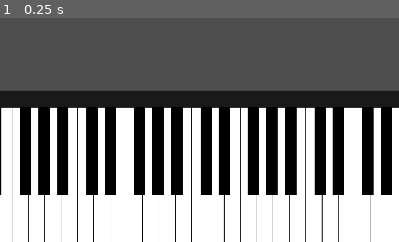
Above: before the commit, frame 1.
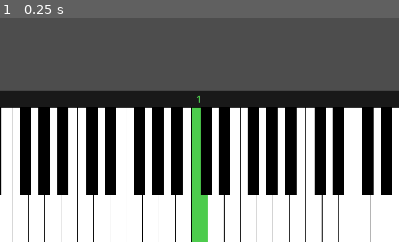
Above: after the commit, the same moment.

Repository: PianoFitness/piano-fitness-app
Game: Godot game, scene res://scenes/piano.tscn
Same seed, same stepped clock (60 frames per second), same inputs: the game is played once before the commit and once after it. The project has no main scene, so this scene is started directly.
Inputs:
- Up to frame 1 (0.25 s): no input
The pictures show only the part of the screen within x 33-83%, y 50-100%; the shares and areas given below are measured in that part.

The runs differ from the first frame. In frame 1, 1.7% of the frame differs, in the area x 48-53%, y 34-100%.

Commit message:
Call deferred update for exercise selection on initialization

Diff:
--- a/app/scripts/exercise_manager.gd
+++ b/app/scripts/exercise_manager.gd
@@ -12,6 +12,7 @@
 	exercise_type_dropdown.connect("item_selected", _on_exercise_type_selected)
 	key_dropdown.connect("item_selected", _on_key_selected)
 	_initialize_dropdowns()
+	call_deferred("_update_exercise")
 
 func _initialize_dropdowns():
 	exercise_type_dropdown.clear()
@@ -33,7 +34,7 @@
 
 	var exercise_type = exercise_type_dropdown.get_item_text(exercise_type_dropdown.selected)
 	var key = key_dropdown.get_item_text(key_dropdown.selected)
-
+	print(exercise_type, key)
 	var exercises = {
 		"Scales": "create_c_major_scale",
 		"Chords": "create_c_major_chord_inversions",
